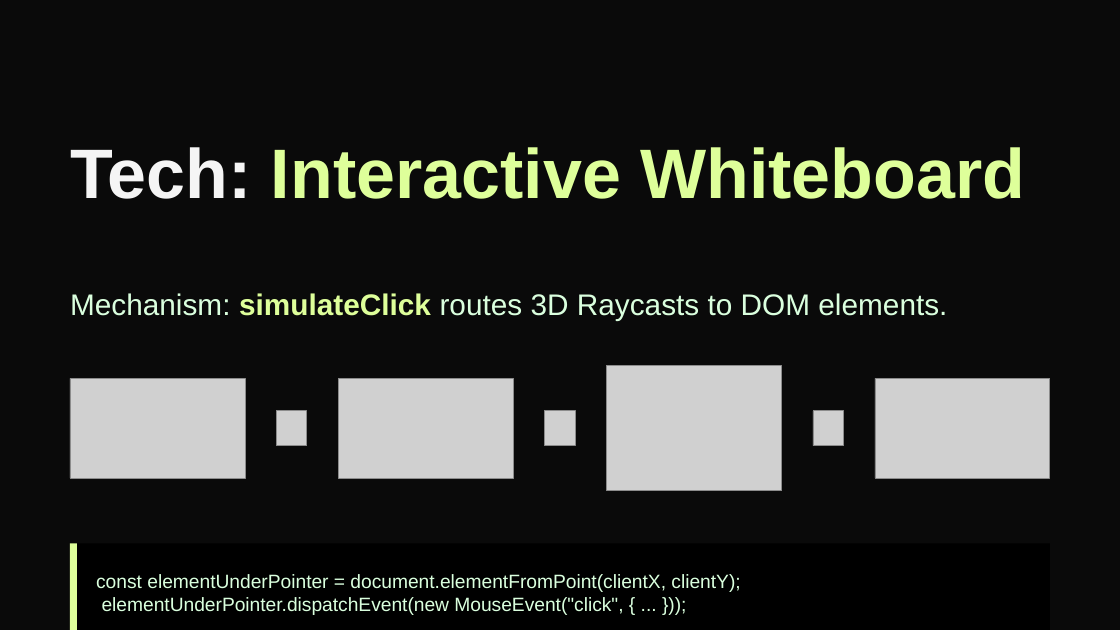
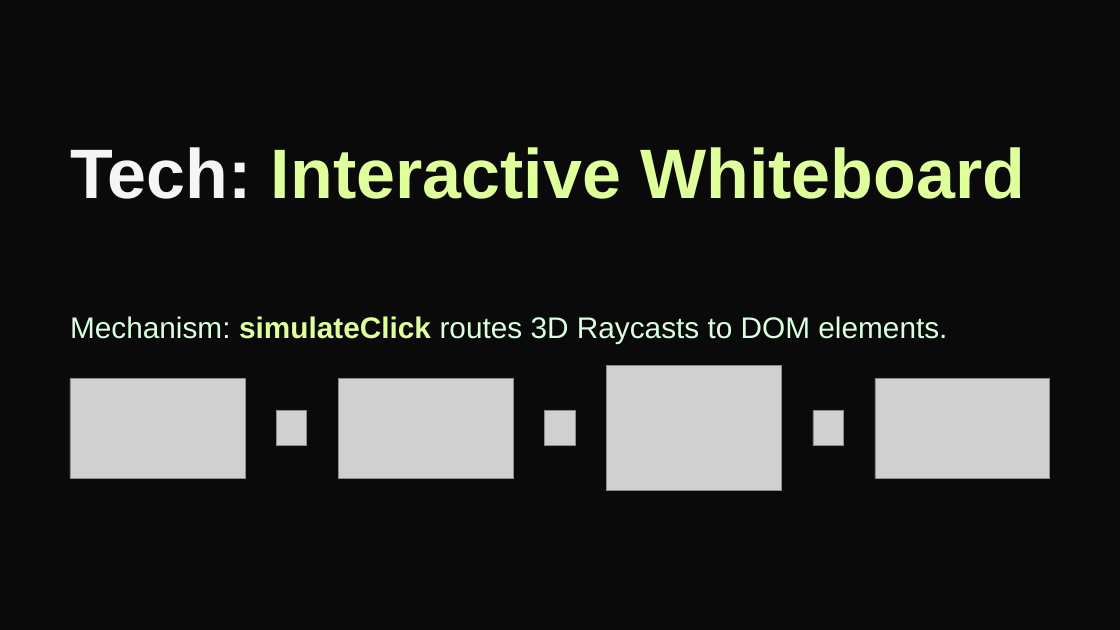
Before and after one commit to LZDQ/xqw, a slide deck: slide 6 of final-presentation.pptx. Drawn at 1120x630 pixels with LibreOffice and Linux fonts; fonts in the diff are those of the drawing; grey boxes stand for pictures. Boxes give left, top, right and bottom in pixels: in the first picture for what was removed or moved away, otherwise in the second. Text is boxed around its words. In the diff, an @@ line names an element or a change of style, - is before the commit and + after.

```diff
--- a/final-presentation.pptx
+++ b/final-presentation.pptx
@@ text "Mechanism: simulateClick routes 3D Raycasts ...": place and size @@
-text "Mechanism: simulateClick routes 3D Raycasts ..." at (70,293,947,321)
+text "Mechanism: simulateClick routes 3D Raycasts ..." at (70,316,947,343)
@@ rectangle removed at (70,544,1050,630) @@
@@ rectangle removed at (70,544,76,630) @@
@@ text removed at (96,574,740,615) @@
-const elementUnderPointer = document.elementFromPoint(clientX, clientY);
-elementUnderPointer.dispatchEvent(new MouseEvent("click", { ... }));
```
Also in this commit, not shown: 1 slide added, 1 slide removed, 4 other files.
